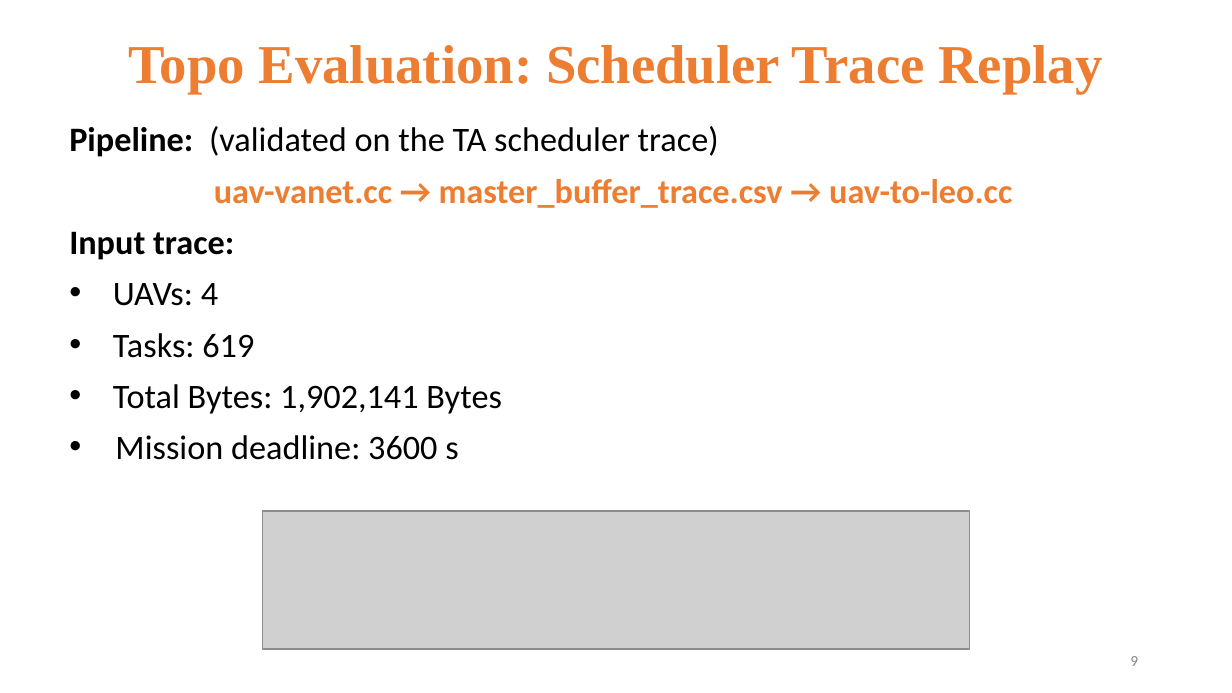
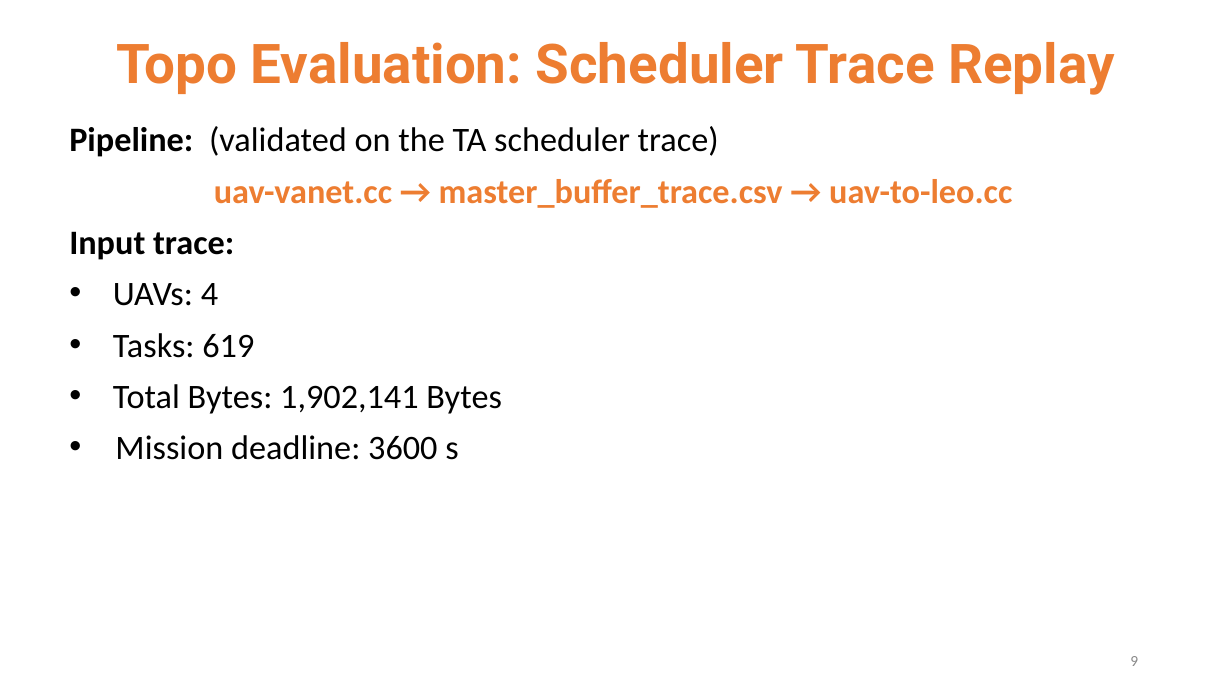
Before and after one commit to 112550039/CS_Project_ns3, a slide deck: slide 9 of docs/專題期末報告.pptx. Drawn at 1232x693 pixels with LibreOffice and Linux fonts; fonts in the diff are those of the drawing; grey boxes stand for pictures. Boxes give left, top, right and bottom in pixels: in the first picture for what was removed or moved away, otherwise in the second. Text is boxed around its words. In the diff, an @@ line names an element or a change of style, - is before the commit and + after.

```diff
--- a/docs/專題期末報告.pptx
+++ b/docs/專題期末報告.pptx
@@ title "Topo Evaluation: Scheduler Trace Replay" at bbox=[116, 42, 1114, 95]: font Times New Roman to Roboto @@
@@ picture removed at bbox=[262, 511, 968, 649] @@
```
Also in this commit, not shown: 7 other slides changed, 1 slide added, 1 slide removed.
